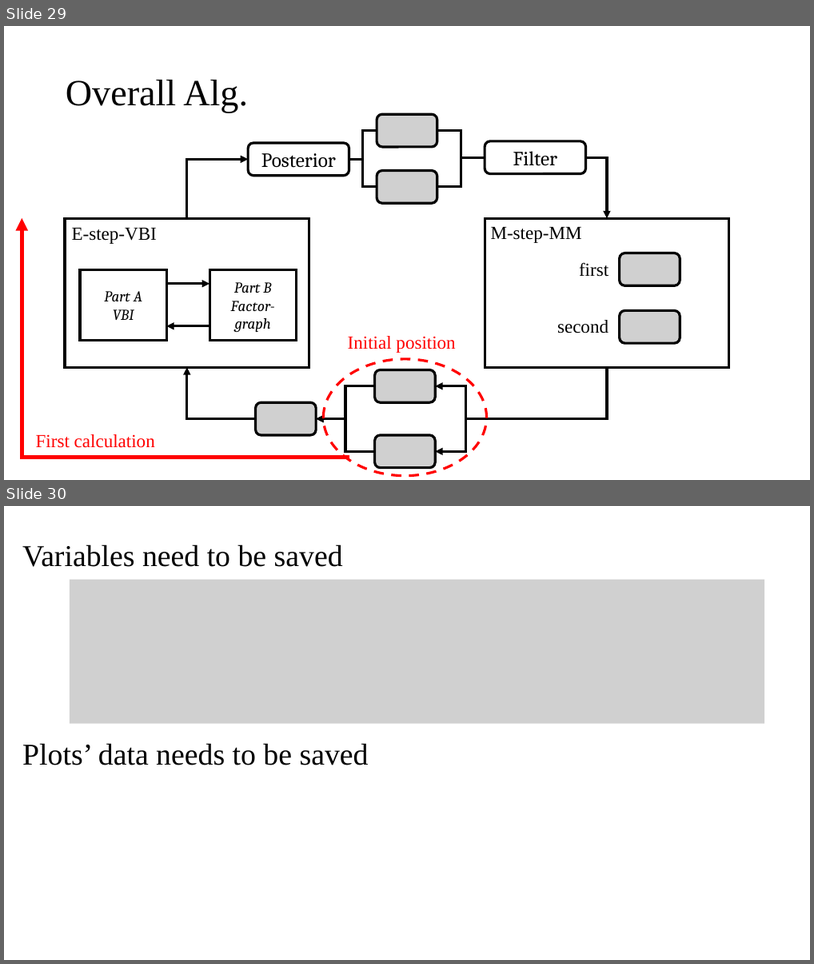
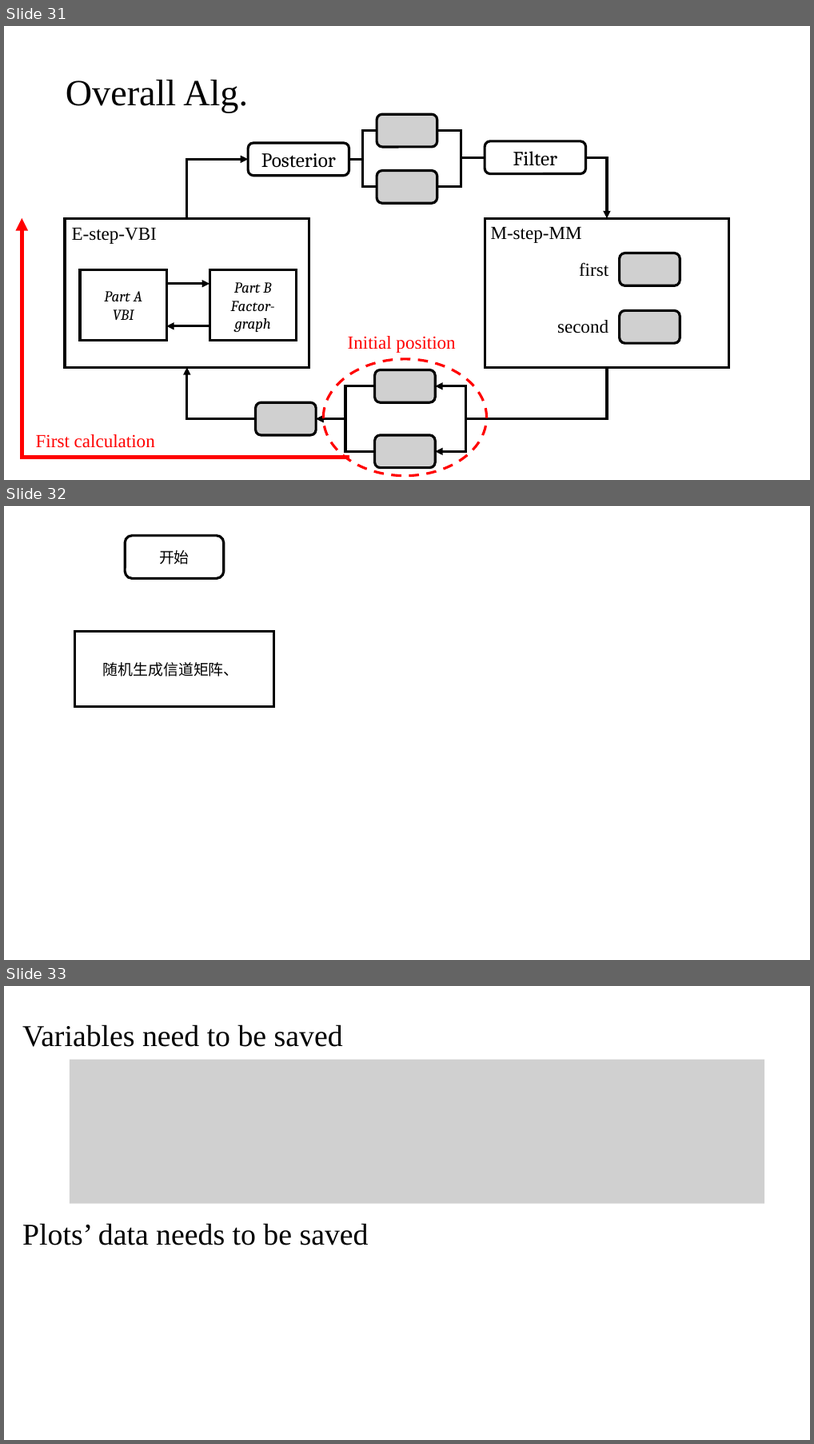
Before and after one commit to Brook1711/RIS-Angular-Domain, a slide deck: doc/RIS-angular-domain组会汇报.pptx. Shown one above the other, each under a label of ours: slides 29 and 30 before the commit, slides 31, 32 and 33 after it. The pictures are 814x964 and 814x1444 pixels, drawn with LibreOffice and Linux fonts; fonts in the diff are those of the drawing; grey boxes stand for pictures. Boxes give left, top, right and bottom in pixels: in the first picture for what was removed or moved away, otherwise in the second. Text is boxed around its words. In the diff, an @@ line names an element or a change of style, - is before the commit and + after.

```diff
--- a/doc/RIS-angular-domain组会汇报.pptx
+++ b/doc/RIS-angular-domain组会汇报.pptx
@@ slide 32 added at [4,506,810,960], background #FFFFFF @@
@@ rounded rectangle added at [125,536,223,579], fill #FFFFFF, outline #000000 3 pt, 18 pt, text #000000 @@
+开始
@@ rectangle added at [74,632,274,706], fill #FFFFFF, outline #000000 3 pt, 18 pt, text #000000 @@
+随机生成信道矩阵、
@@ what was slide 29 is now slide 31 @@
@@ what was slide 30 is now slide 33 @@
```
Also in this commit, not shown: 1 slide changed, 2 other slides added, 2 other files.
